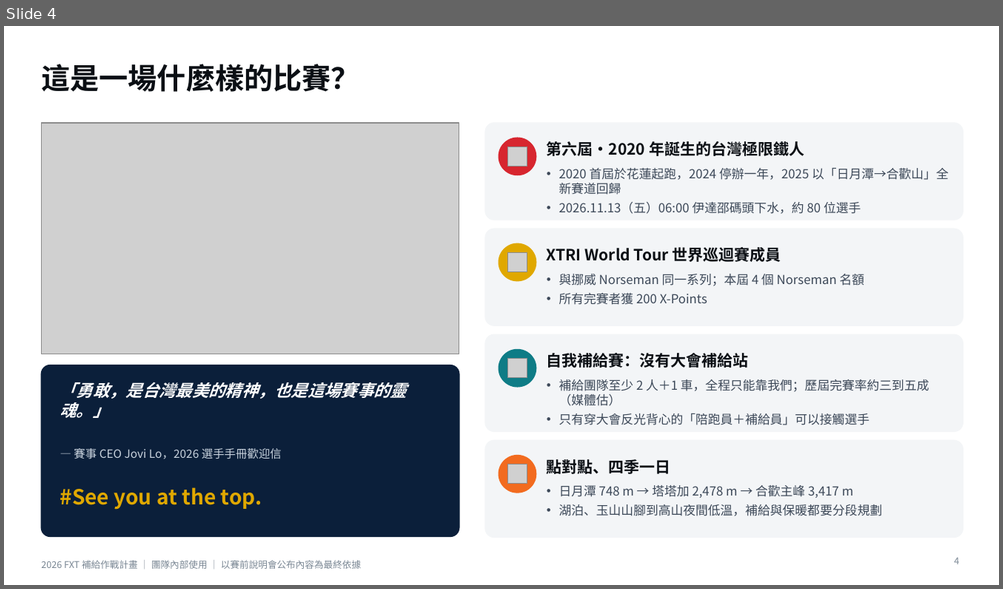
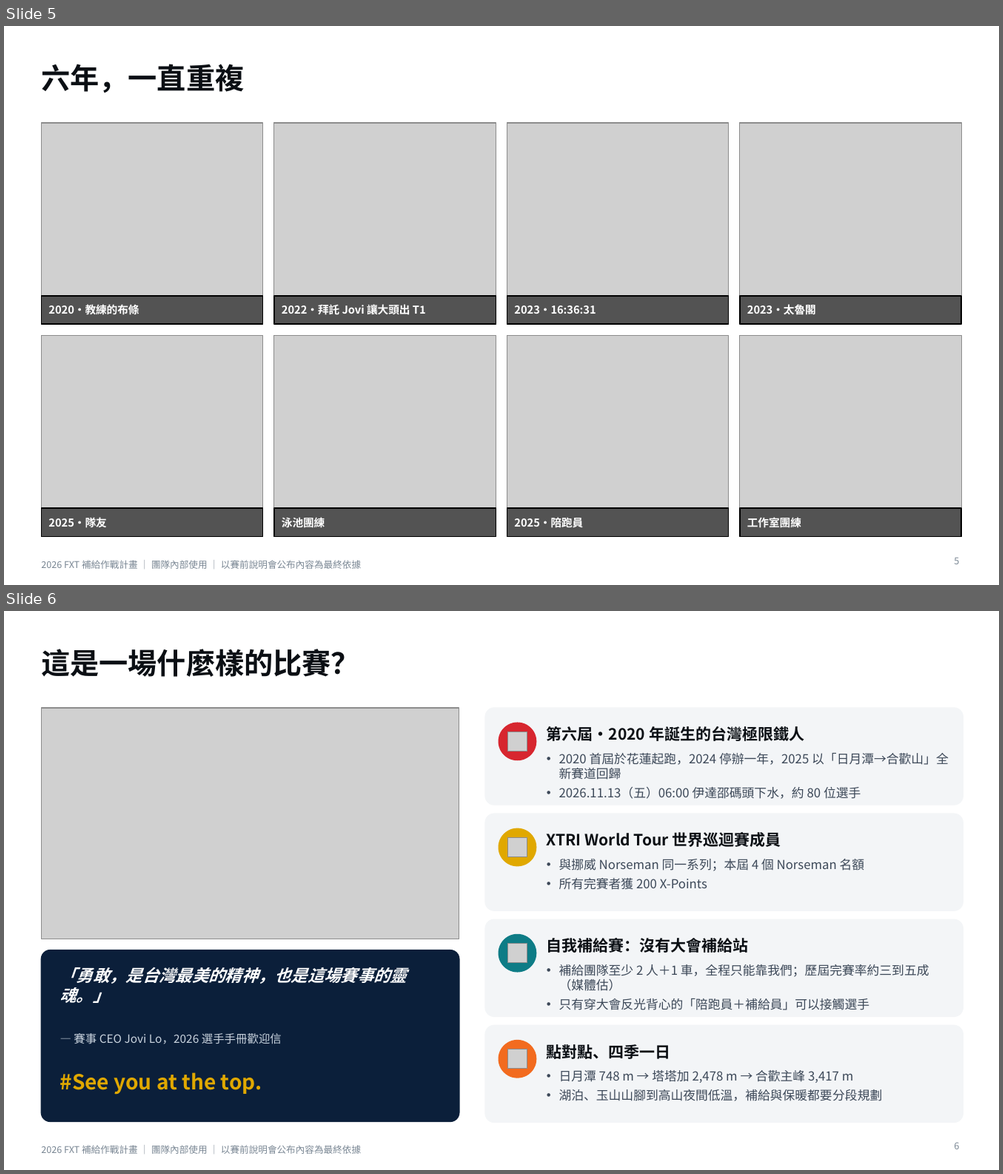
Before and after one commit to powermovebboy-sys/Race-site, a slide deck: deck/2026_FXT_補給作戰計畫.pptx. Shown one above the other, each under a label of ours: slide 4 before the commit, slides 5 and 6 after it. The pictures are 1003x589 and 1003x1174 pixels, drawn with LibreOffice and Linux fonts; fonts in the diff are those of the drawing; grey boxes stand for pictures. Boxes give left, top, right and bottom in pixels: in the first picture for what was removed or moved away, otherwise in the second. Text is boxed around its words. In the diff, an @@ line names an element or a change of style, - is before the commit and + after.

```diff
--- a/deck/2026_FXT_補給作戰計畫.pptx
+++ b/deck/2026_FXT_補給作戰計畫.pptx
@@ slide 5 added at [4, 26, 999, 585], background #FFFFFF; not listed: 1 template element that a slide beside it also shows @@
@@ title added at [41, 64, 244, 93], 28 pt, text #0B0F14, bold @@
+六年，一直重複
@@ picture added at [41, 123, 263, 324] @@
@@ picture added at [274, 123, 495, 324] @@
@@ picture added at [507, 123, 728, 324] @@
@@ picture added at [740, 123, 962, 324] @@
@@ rectangle added at [41, 296, 263, 324], fill #000000 at 60% opacity, outline #000000 1 pt @@
@@ text added at [48, 304, 139, 315], 10.5 pt, text #FFFFFF, bold @@
+2020・教練的布條
@@ rectangle added at [274, 296, 495, 324], fill #000000 at 60% opacity, outline #000000 1 pt @@
@@ text added at [282, 304, 426, 315], 10.5 pt, text #FFFFFF, bold @@
+2022・拜託 Jovi 讓大頭出 T1
@@ rectangle added at [507, 296, 728, 324], fill #000000 at 60% opacity, outline #000000 1 pt @@
@@ text added at [514, 306, 595, 314], 10.5 pt, text #FFFFFF, bold @@
+2023・16:36:31
@@ rectangle added at [740, 296, 962, 324], fill #000000 at 60% opacity, outline #000000 1 pt @@
@@ text added at [747, 304, 816, 315], 10.5 pt, text #FFFFFF, bold @@
+2023・太魯閣
@@ picture added at [41, 335, 263, 537] @@
@@ picture added at [274, 335, 495, 537] @@
@@ picture added at [507, 335, 728, 537] @@
@@ picture added at [740, 335, 962, 537] @@
@@ rectangle added at [41, 508, 263, 537], fill #000000 at 60% opacity, outline #000000 1 pt @@
@@ rectangle added at [274, 508, 495, 537], fill #000000 at 60% opacity, outline #000000 1 pt @@
@@ rectangle added at [507, 508, 728, 537], fill #000000 at 60% opacity, outline #000000 1 pt @@
@@ rectangle added at [740, 508, 962, 537], fill #000000 at 60% opacity, outline #000000 1 pt @@
@@ text added at [48, 517, 106, 528], 10.5 pt, text #FFFFFF, bold @@
+2025・隊友
@@ text added at [282, 517, 324, 528], 10.5 pt, text #FFFFFF, bold @@
+泳池團練
@@ text added at [514, 517, 583, 528], 10.5 pt, text #FFFFFF, bold @@
+2025・陪跑員
@@ text added at [747, 517, 801, 528], 10.5 pt, text #FFFFFF, bold @@
+工作室團練
@@ page number added at [953, 558, 959, 565], 9 pt, text #7A8794 @@
+5
@@ what was slide 4 is now slide 6 @@
@@ page number at [953, 1142, 959, 1150]: text changed @@
-4
+6
```
Also in this commit, not shown: 2 slides changed, 1 other slide added, 21 other files.
